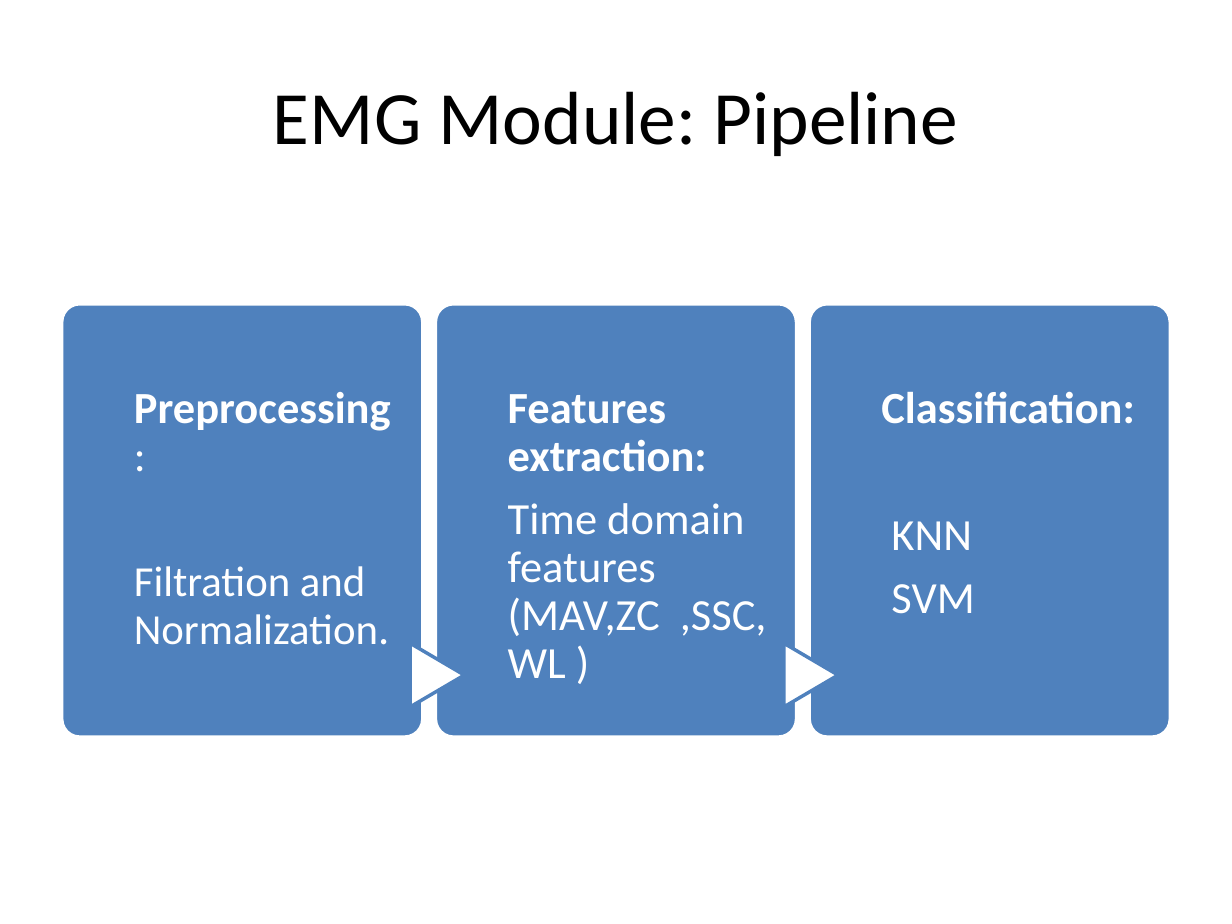
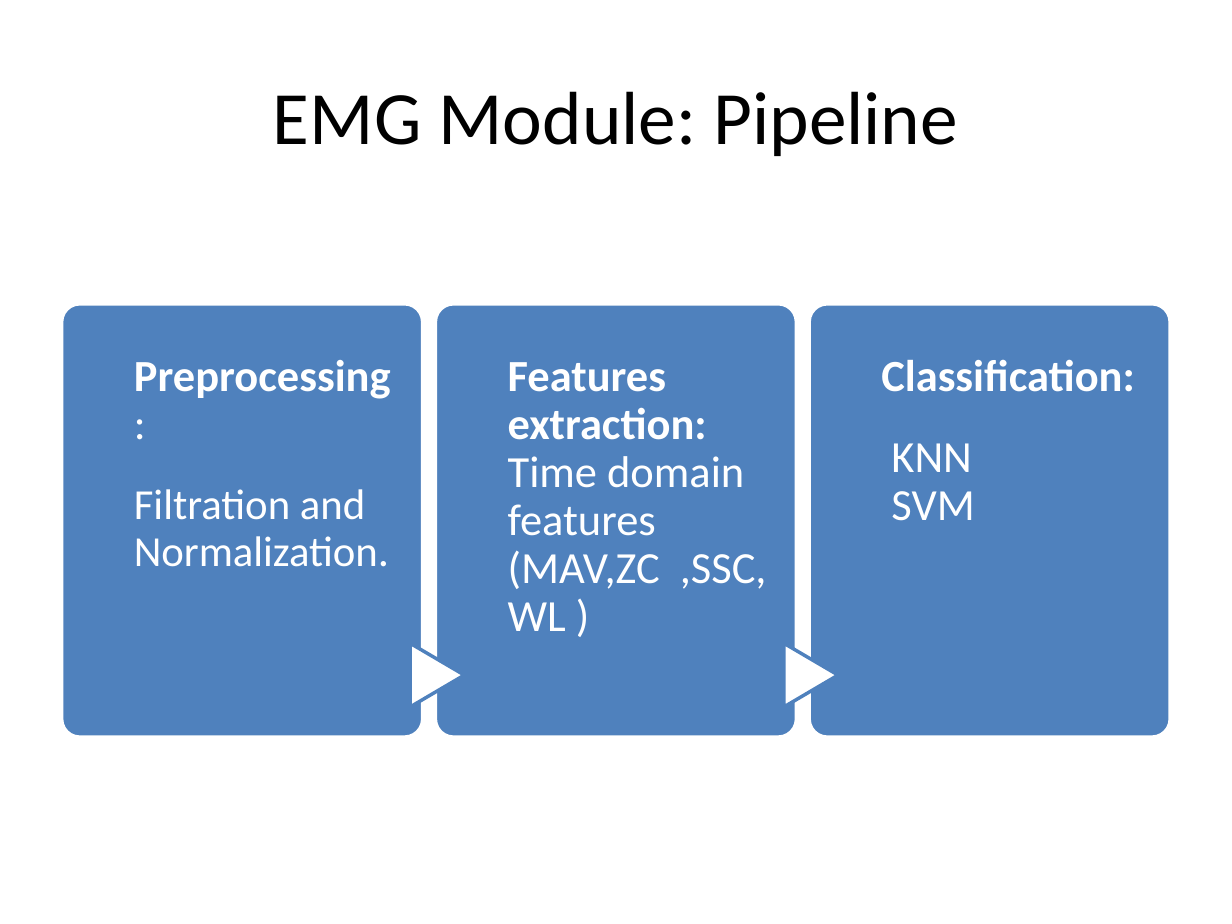
Before and after one commit to hananabilabd/Computer-Vision-and-Neural-Machine-Interface-for-Upper-Limb-Prostheses, a slide deck: slide 17 of GP_presentation.pptx. Drawn at 1232x924 pixels with LibreOffice and Linux fonts; fonts in the diff are those of the drawing. Boxes give left, top, right and bottom in pixels: in the first picture for what was removed or moved away, otherwise in the second. Text is boxed around its words. In the diff, an @@ line names an element or a change of style, - is before the commit and + after.

```diff
--- a/GP_presentation.pptx
+++ b/GP_presentation.pptx
@@ outline #FFFFFF 2 pt to #FFFFFF 2.01 pt in 3 elements at (62, 304, 423, 738), (435, 304, 796, 738), (809, 304, 1170, 738) @@
@@ less space between paragraphs in 3 elements at (134, 360, 391, 567), (508, 362, 767, 631), (881, 359, 1134, 521) @@
```
Also in this commit, not shown: 15 other slides changed, 2 slides added.
